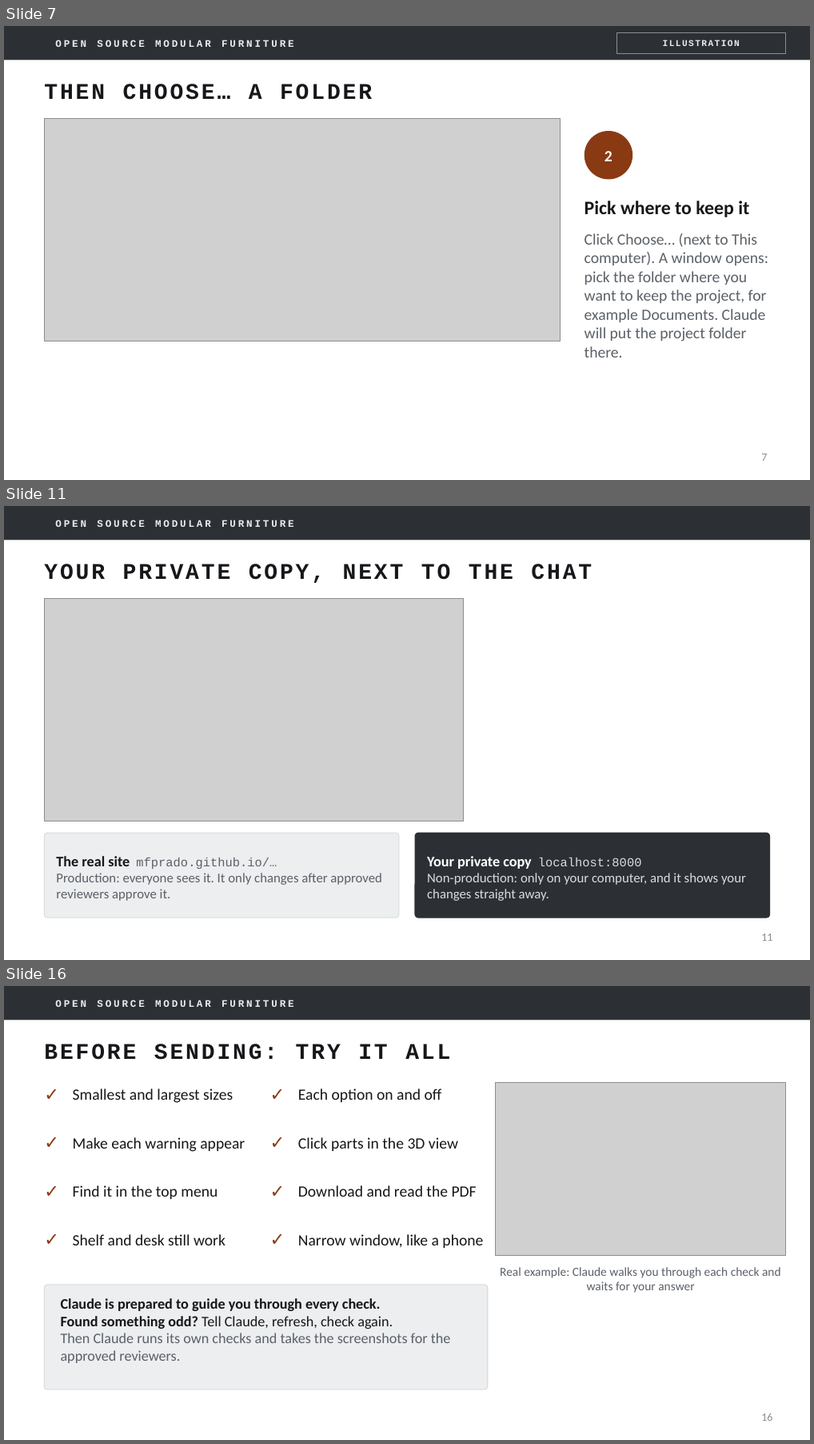
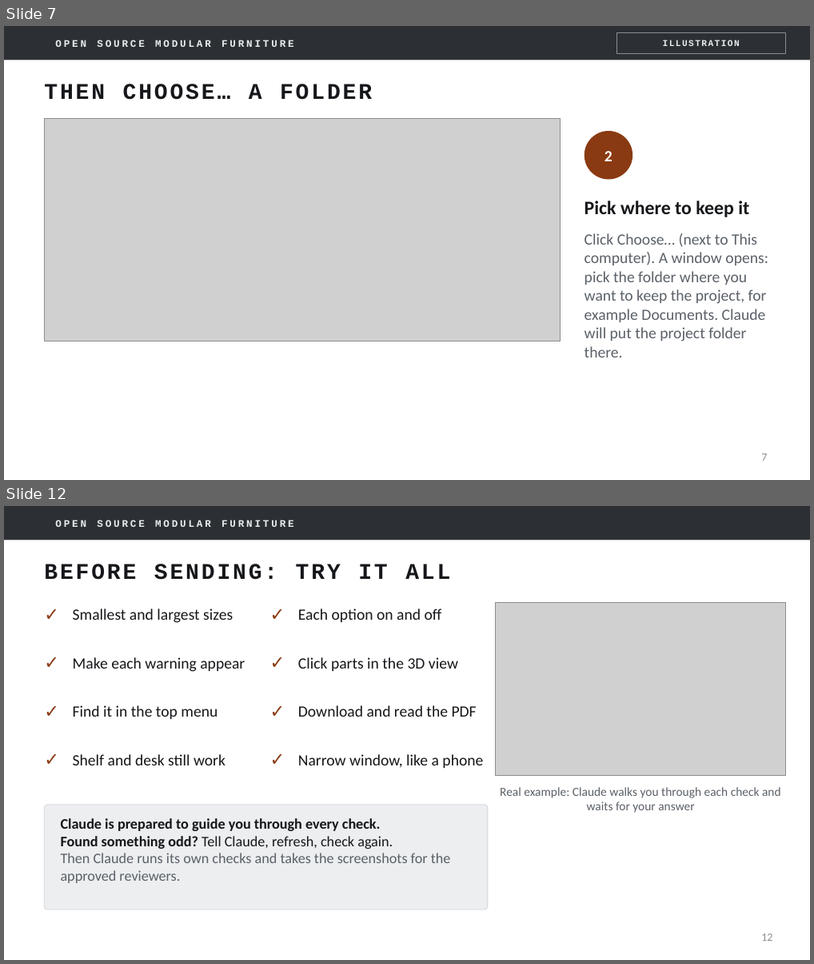
Before and after one commit to mfprado/acrylic-furniture, a slide deck: docs/contributing-guide.pptx. Shown one above the other, each under a label of ours: slides 7, 11 and 16 before the commit, slides 7 and 12 after it; the slides between them are not shown. The pictures are 814x1444 and 814x964 pixels, drawn with LibreOffice and Linux fonts; fonts in the diff are those of the drawing; grey boxes stand for pictures; background and template pictures are left out. Boxes give left, top, right and bottom in pixels: in the first picture for what was removed or moved away, otherwise in the second. Text is boxed around its words. In the diff, an @@ line names an element or a change of style, - is before the commit and + after.

```diff
--- a/docs/contributing-guide.pptx
+++ b/docs/contributing-guide.pptx
@@ slide 11 removed at (4, 506, 810, 960), background #FFFFFF; not listed: 2 template elements that a slide beside it also shows @@
@@ title removed at (44, 564, 592, 583) @@
-YOUR PRIVATE COPY, NEXT TO THE CHAT
@@ picture removed at (44, 599, 464, 820) @@
@@ rounded rectangle removed at (44, 832, 399, 917) @@
@@ rounded rectangle removed at (415, 832, 770, 917) @@
@@ text removed at (56, 856, 382, 900) @@
-The real site mfprado.github.io/…
-Production: everyone sees it. It only changes after approved reviewers approve it.
@@ text removed at (427, 856, 746, 900) @@
-Your private copy localhost:8000
-Non-production: only on your computer, and it shows your changes straight away.
@@ page number removed at (762, 933, 773, 940) @@
-11
@@ what was slide 16 is now slide 12 @@
@@ page number at (762, 933, 773, 940): text changed @@
-16
+12
```
Also in this commit, not shown: 6 slides changed, 3 other slides removed.
